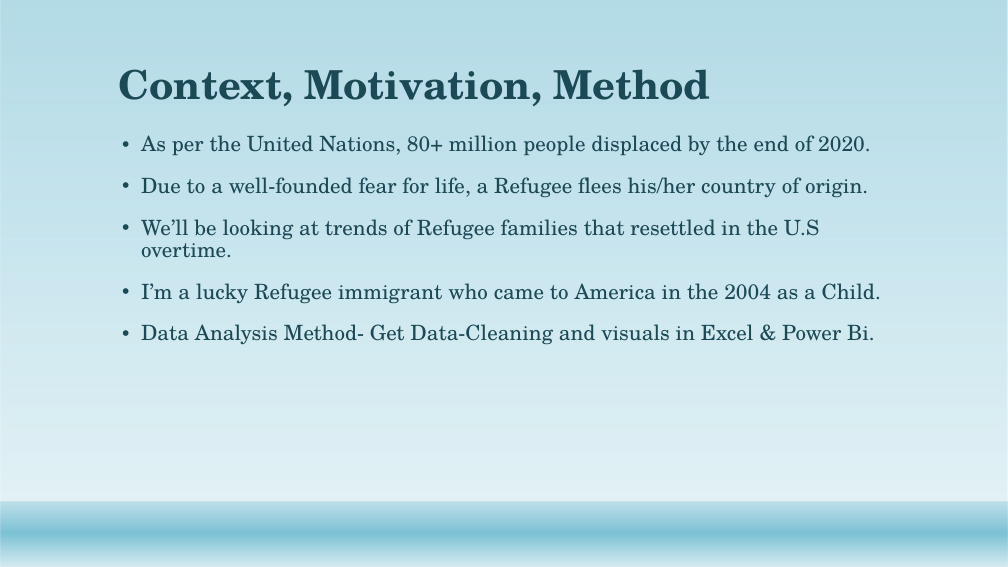
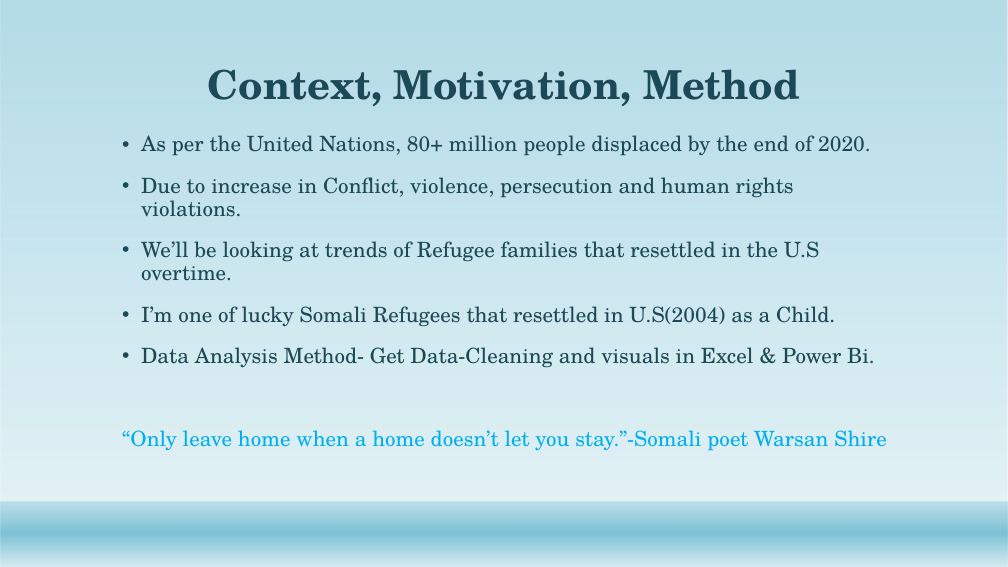
Before and after one commit to Abdullah0930/Refugee-Immigrants-to-U.S, a slide deck: slide 2 of Capstone/Refugees in U.S.pptx. Drawn at 1008x567 pixels with LibreOffice and Linux fonts; fonts in the diff are those of the drawing; background and template pictures are left out. Boxes give left, top, right and bottom in pixels: in the first picture for what was removed or moved away, otherwise in the second. Text is boxed around its words. In the diff, an @@ line names an element or a change of style, - is before the commit and + after.

```diff
--- a/Capstone/Refugees in U.S.pptx
+++ b/Capstone/Refugees in U.S.pptx
@@ title "Context, Motivation, Method" at (208, 69, 800, 106): alignment left to centre @@
@@ text at (141, 177, 794, 217): text changed @@
-• Due to a well-founded fear for life, a Refugee flees his/her country of origin.
+• Due to increase in Conflict, violence, persecution and human rights violations.
@@ text at (141, 306, 835, 327): text changed @@
-• I’m a lucky Refugee immigrant who came to America in the 2004 as a Child.
+• I’m one of lucky Somali Refugees that resettled in U.S(2004) as a Child.
@@ text at (122, 430, 887, 451): paragraph added @@
+“Only leave home when a home doesn’t let you stay.”-Somali poet Warsan Shire
```
Also in this commit, not shown: 8 other slides changed, 1 slide added, 17 other files.
